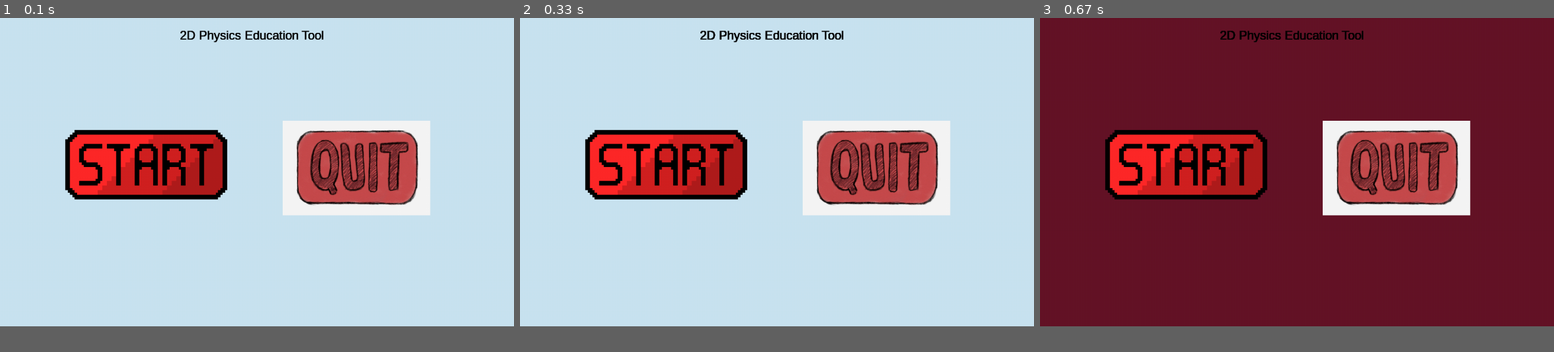
Above: before the commit, frames 1-3 (left to right).
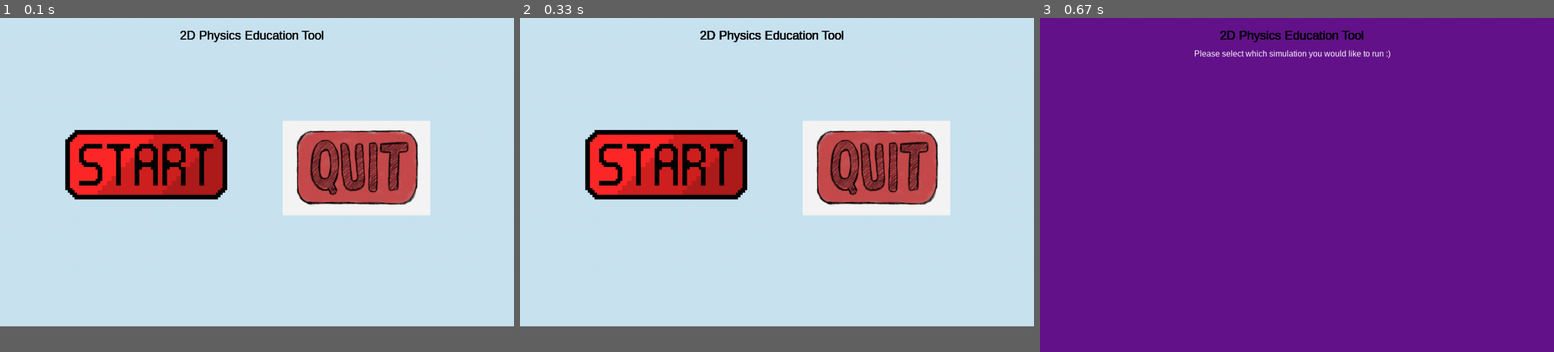
Above: after the commit, the same moments.

Repository: juliawang2014/2DPhysicsEducationTool
Game: pygame game, started from Martin/scene.py
Two runs of this game, one before a commit and one after it. Both use one fixed random seed, a clock stepped at 60 frames per second and the inputs below.
Inputs (mouse positions are in pixels of both pictures, inside the frame that each line leads up to):
- Up to frame 1 (0.1 s): no input
- Up to frame 2 (0.33 s): no input
- Up to frame 3 (0.67 s): click (1276, 185) at 0.38 s
In our replay, in frame 3 the window is 900x540 before the commit and 900x585 after it. These sizes can differ from the game's own. Grey fills any space a smaller window leaves; there, only what the larger window draws over its background counts as a difference.

Frames 1-2 are identical in both runs. In frame 3, 92% of the frame differs, in the area x 0-100%, y 0-93%.

Commit message:
Buttons move away

Diff:
--- a/Martin/scene.py
+++ b/Martin/scene.py
@@ -4,61 +4,58 @@
 import button
 pygame.init()
 
-#--------------Start of program----------------------
-X = 1000
-Y = 600
-#Background color is rbg color number.
+#preset colors
 White = (255,255,255)
 Red = (255,0,0)
 Blue = (202, 228, 241)
 Black = (0,0,0)
+
+#Fonts and color for fonts
+font1 = pygame.font.Font("C:\Windows\Fonts\Arial.ttf", 24)
+font2 = pygame.font.Font("C:\Windows\Fonts\Arial.ttf", 16)
+
+#--------------Start of program----------------------
+X = 1000
+Y = 600
 background_color = (Blue)
-
 #fps variable
 clock = pygame.time.Clock()
-
 #Dimensions of the screen for the scene
 screen = pygame.display.set_mode((X,Y))
-
-#Set the caption of screen
+#Load in images here
+start_img = pygame.image.load('img/start_btn.png').convert_alpha()
+exit_img = pygame.image.load('img/quit_btn.jpg').convert_alpha()
+blank_img = pygame.image.load('img/blank.png').convert_alpha()
+#Set the caption of screen(top left corner words)
 pygame.display.set_caption('2DPhysicsEducationTool')
-
 #set the color of scene
 screen.fill(background_color)
 
-#information for font on the screen:
-font1 = pygame.font.Font("C:\Windows\Fonts\Arial.ttf", 24)
-font1Color = (Black)
-text1 = font1.render('2D Physics Education Tool', True, font1Color)
-
-
-
-start_img = pygame.image.load('img/start_btn.png').convert_alpha()
-exit_img = pygame.image.load('img/quit_btn.jpg').convert_alpha()
+#information on screen for our program
+text1 = font1.render('2D Physics Education Tool', True, Black)
 
 #button instances
 start_button = button.Button(100, 200, start_img, 0.45)
 exit_button = button.Button(550, 200, exit_img, 0.35)
 
+#---------------------------------------------------------------
 
 #----------Screen after start button!------------------------
 def physics_selector():
+
     print('physics selector')
+    text2 = font2.render('Please select which simulation you would like to run :)', True, White)
     X = 1000
-    Y = 600
+    Y = 650
     screen = pygame.display.set_mode((X,Y))
     pygame.display.set_caption("Select Physics Simulation")
-    background = pygame.Surface(screen.get_size())
-    background = background.convert()
 
-    background.fill((100, 20, 40))
-    screen.blit(background,[0,0])
+    #new background color
+    screen.fill(pygame.Color(100, 20, 140))
 
-    #background_color = (White)
-   # screen.fill(background_color)
-    #screen.blit(screen,[0,0])
+    screen.blit(text2,(300,60))
     pygame.display.flip()
-
+#--------------------------------------------------------------
 
 
 #-----------where the game runs!-----------------------------
@@ -69,9 +66,13 @@
     clock.tick(60)
 
     screen.blit(text1,(350,20))
+
     if start_button.draw(screen) == True:
         print("Start")
+        start_button = button.Button(0, 0, blank_img, .000001)
+        exit_button = button.Button(0,0,blank_img, .000001)
         physics_selector()
+
     if exit_button.draw(screen) == True:
         running = False
     #for loop for the event queue
Binary file added: img/blank.png
